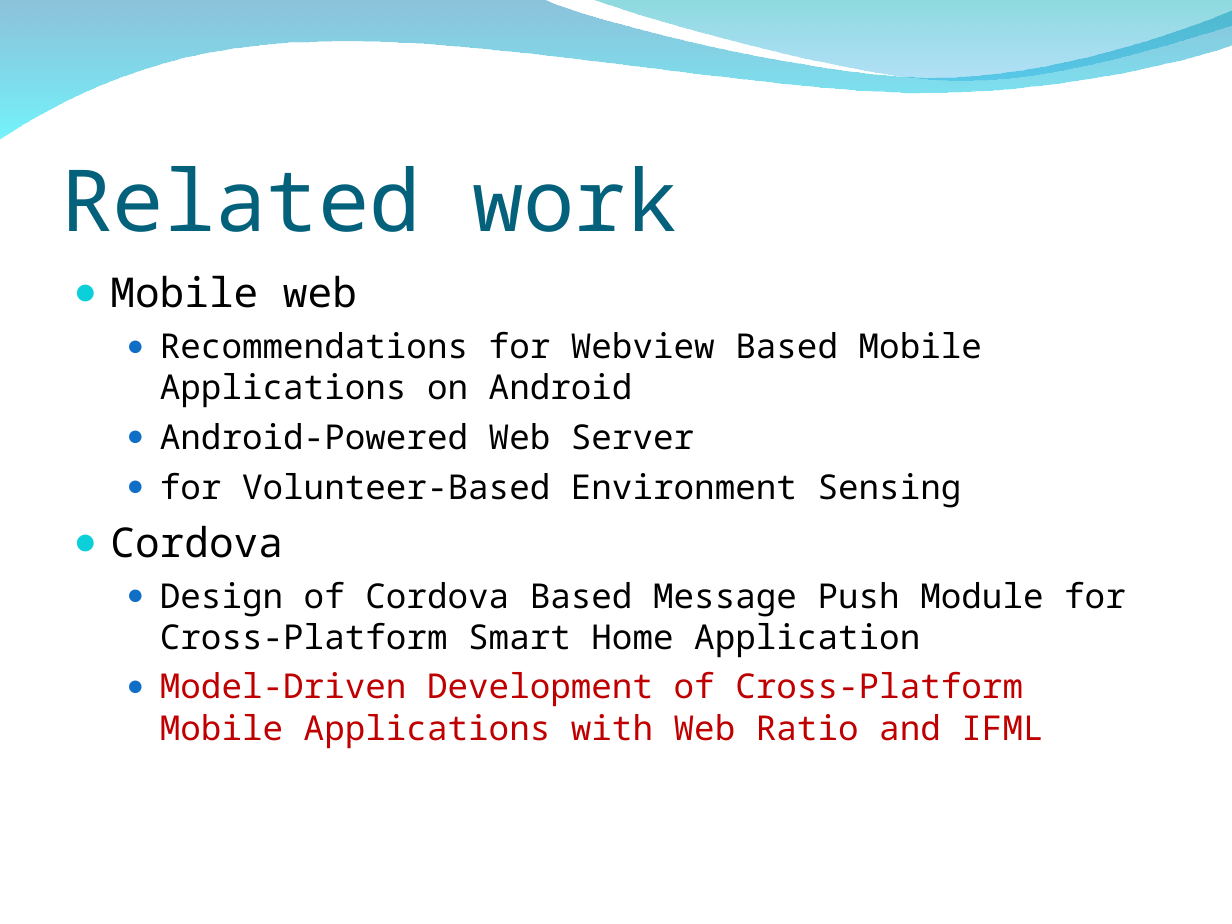
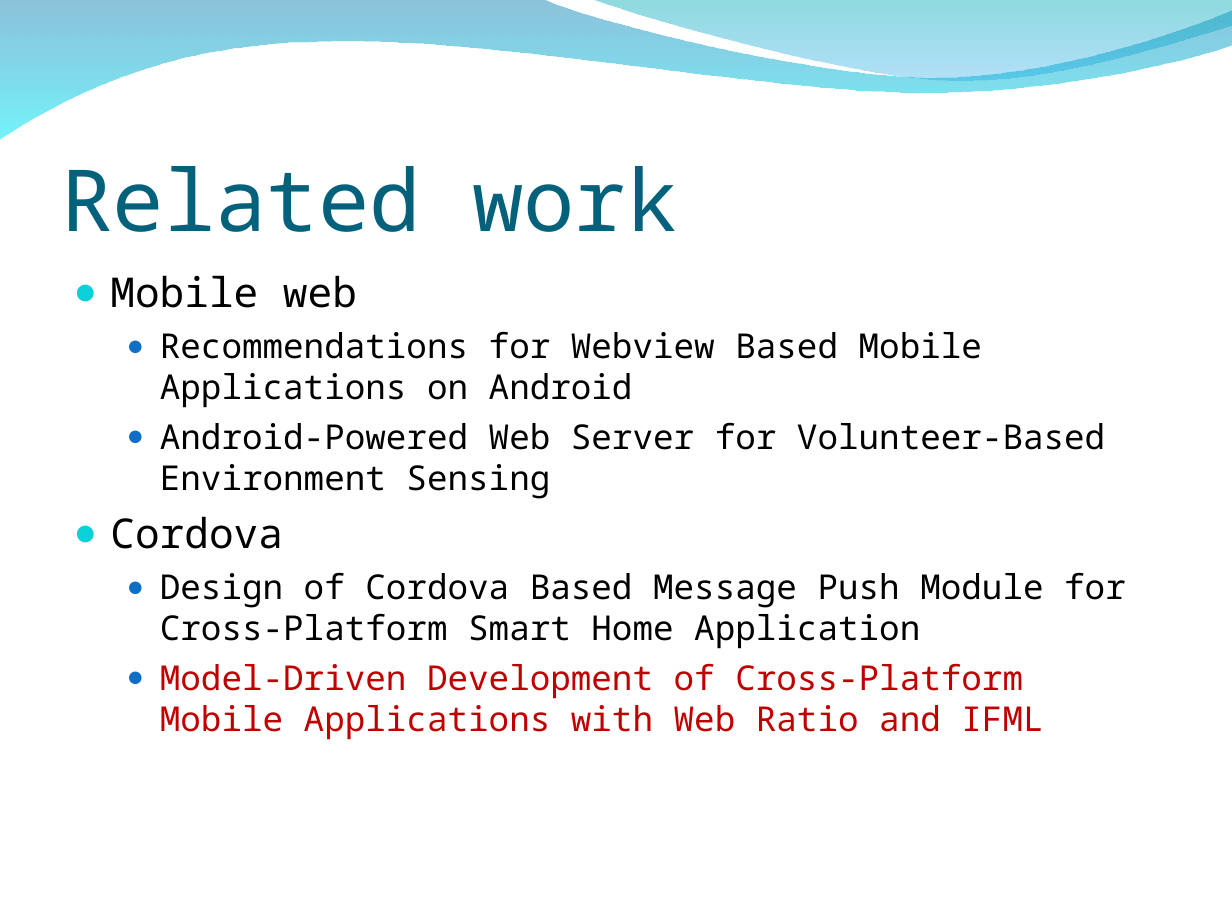
Before and after one commit to peter279k/regular_meeting, a slide deck: slide 2 of Related work.ppt. Drawn at 1232x924 pixels with LibreOffice and Linux fonts; fonts in the diff are those of the drawing; background and template pictures are left out. Boxes give left, top, right and bottom in pixels: in the first picture for what was removed or moved away, otherwise in the second. Text is boxed around its words. In the diff, an @@ line names an element or a change of style, - is before the commit and + after.

```diff
--- a/Related work.ppt
+++ b/Related work.ppt
@@ text at [160,422,1105,499]: text changed @@
-  ● Android-Powered Web Server
-  ● for Volunteer-Based Environment Sensing
+  ● Android-Powered Web Server for Volunteer-Based Environment Sensing
```
Also in this commit, not shown: 1 slide added.
